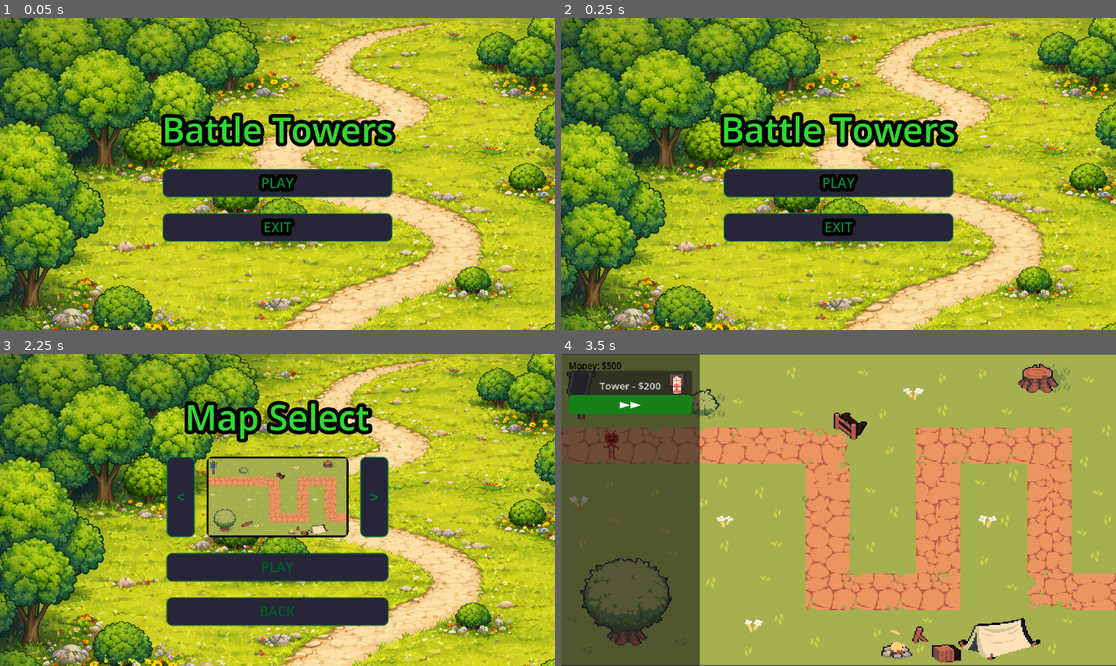
Above: before the commit, frames 1-4 (two rows, left to right).
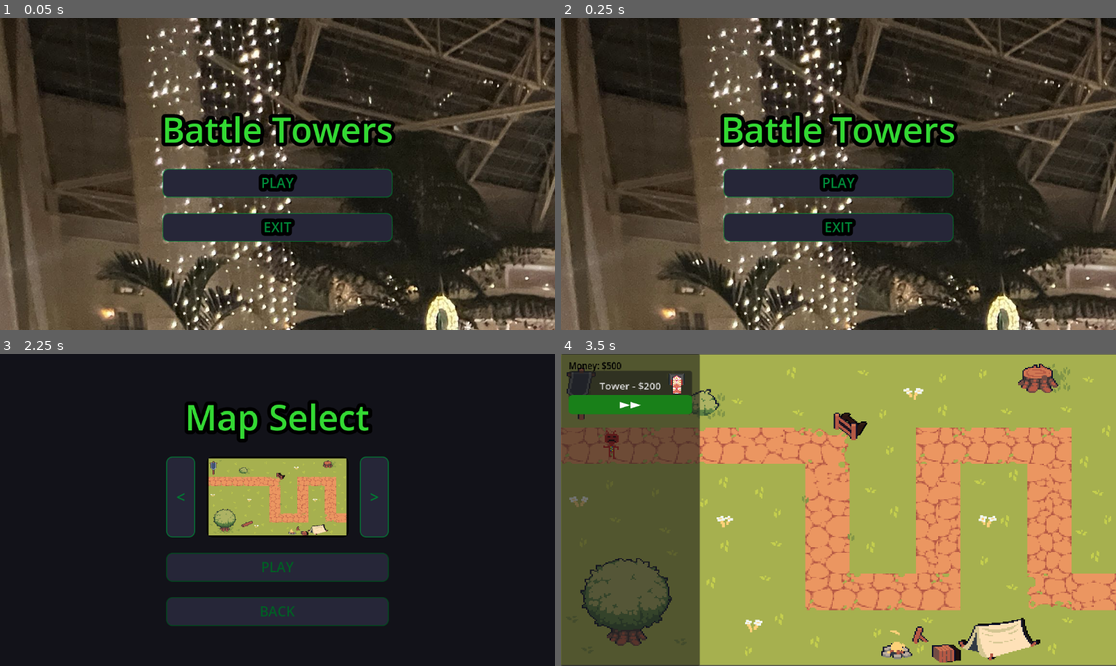
Above: after the commit, the same moments.

Repository: Matthewfrogman/Battle_towers
Game: Godot game, scene res://scenes/main_menu.tscn
Two runs of this game, one before a commit and one after it. Both use one fixed random seed, a clock stepped at 60 frames per second and the inputs below.
Inputs:
- Up to frame 1 (0.05 s): no input
- Up to frame 2 (0.25 s): no input
- Up to frame 3 (2.25 s): click "PLAY" at 0.5 s; click "BACK" at 1.25 s; click "PLAY" at 2 s
- Up to frame 4 (3.5 s): click "PLAY" at 2.75 s

The runs differ from the first frame. In frame 1, 89% of the frame differs, in the area x 0-100%, y 0-100%; in frame 2, 89%; in frame 3, 81%; in frame 4, nothing differs.

Commit message:
Changed the image!

Diff:
--- a/scenes/main_menu.gd
+++ b/scenes/main_menu.gd
@@ -4,7 +4,7 @@
 const TWEEN_SPEED   = 0.15
 const BREATHE_SCALE = 0.04
 const BREATHE_SPEED = 2.0
-const BG_IMAGE      = "res://scenes/mapsforselect/mainmenuart/mainmenubg.png"
+const BG_IMAGE      = "res://scenes/mapsforselect/mainmenuart/pathway_image.jpg"
 const BUTTON_IMAGE  = "res://scenes/mapsforselect/mainmenuart/button.png"
 var title_label : Label
 var breathe_time := 0.0
Binary file removed: scenes/mapsforselect/mainmenuart/mainmenubg.png
Binary file added: scenes/mapsforselect/mainmenuart/pathway_image.jpg
Not shown, changed: scenes/mapsforselect/mainmenuart/pathway_image.jpg.import
Not shown, added: scenes/mapsforselect/mainmenuart/pathway.avif
